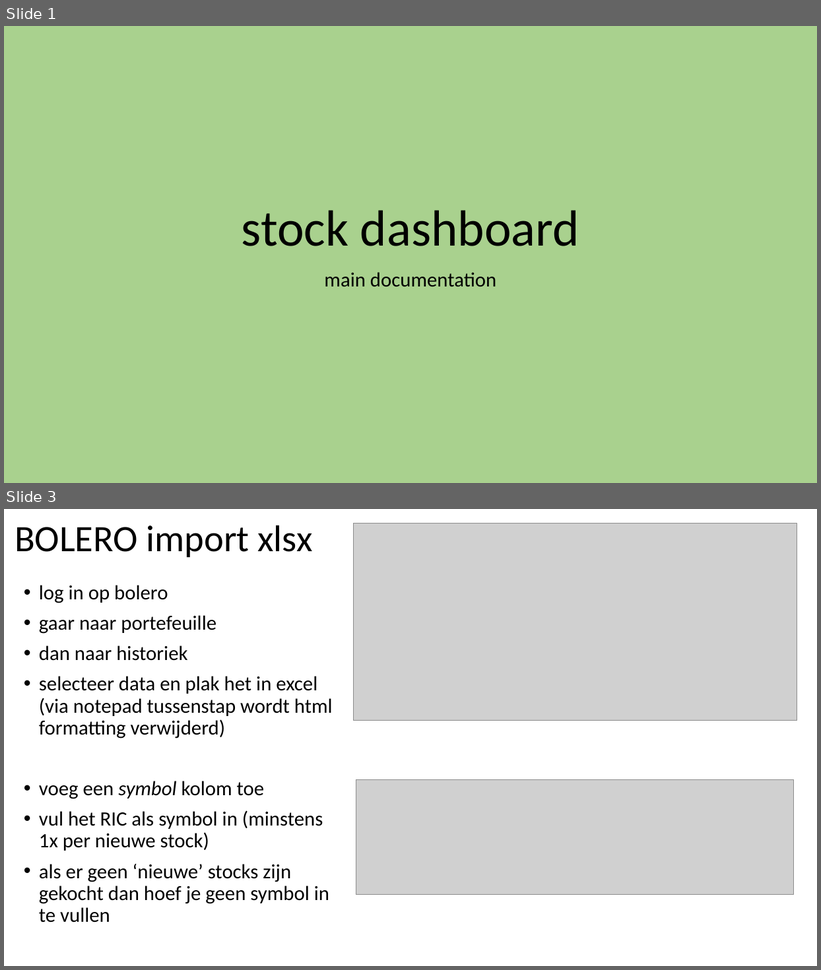
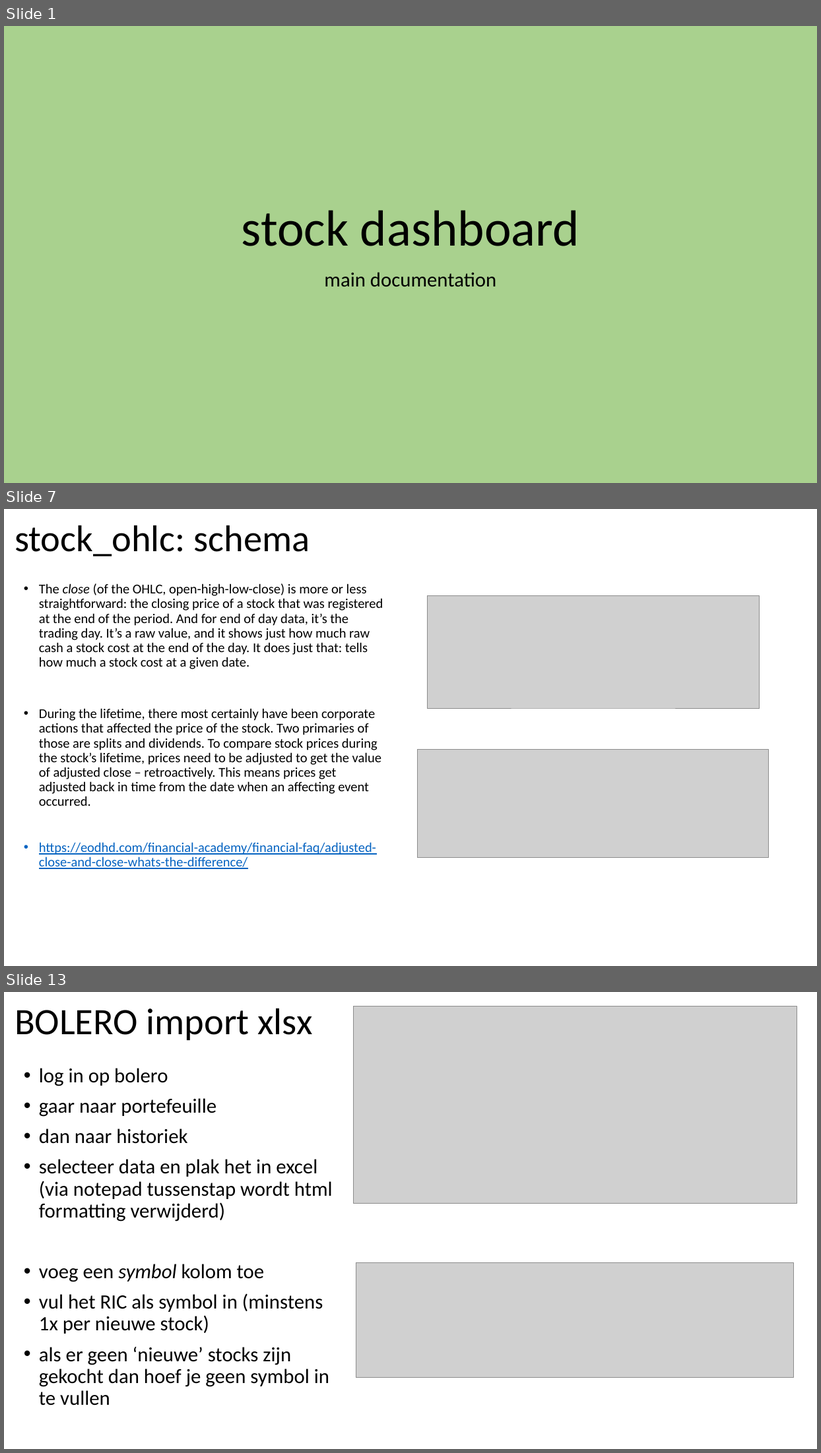
Before and after one commit to jorritvm/stocks_dashboard, a slide deck: doc/stock_dashboard_documentation.pptx. Shown one above the other, each under a label of ours: slides 1 and 3 before the commit, slides 1, 7 and 13 after it; the slides between them are not shown. The pictures are 821x970 and 821x1453 pixels, drawn with LibreOffice and Linux fonts; fonts in the diff are those of the drawing; grey boxes stand for pictures. Boxes give left, top, right and bottom in pixels: in the first picture for what was removed or moved away, otherwise in the second. Text is boxed around its words. In the diff, an @@ line names an element or a change of style, - is before the commit and + after.

```diff
--- a/doc/stock_dashboard_documentation.pptx
+++ b/doc/stock_dashboard_documentation.pptx
@@ slide 7 added at [4,509,817,966], background #FFFFFF @@
@@ title added at [15,525,310,557], 44 pt, text #000000 @@
+stock_ohlc: schema
@@ text added at [39,584,384,869], 16 pt, text #000000 @@
+• The close (of the OHLC, open-high-low-close) is more or less straightforward: the closing price of a stock that was registered at the end of the period. And for end of day data, it’s the trading day. It’s a raw value, and it shows just how much raw cash a stock cost at the end of the day. It does just that: tells how much a stock cost at a given date.
+• During the lifetime, there most certainly have been corporate actions that affected the price of the stock. Two primaries of those are splits and dividends. To compare stock prices during the stock’s lifetime, prices need to be adjusted to get the value of adjusted close – retroactively. This means prices get adjusted back in time from the date when an affecting event occurred.
+• https://eodhd.com/financial-academy/financial-faq/adjusted-close-and-close-whats-the-difference/
@@ picture added at [427,595,759,708] @@
@@ picture added at [418,750,769,859] @@
@@ what was slide 3 is now slide 13 @@
```
Also in this commit, not shown: 3 slides changed, 7 other slides added, 3 slides removed, 15 other files.
